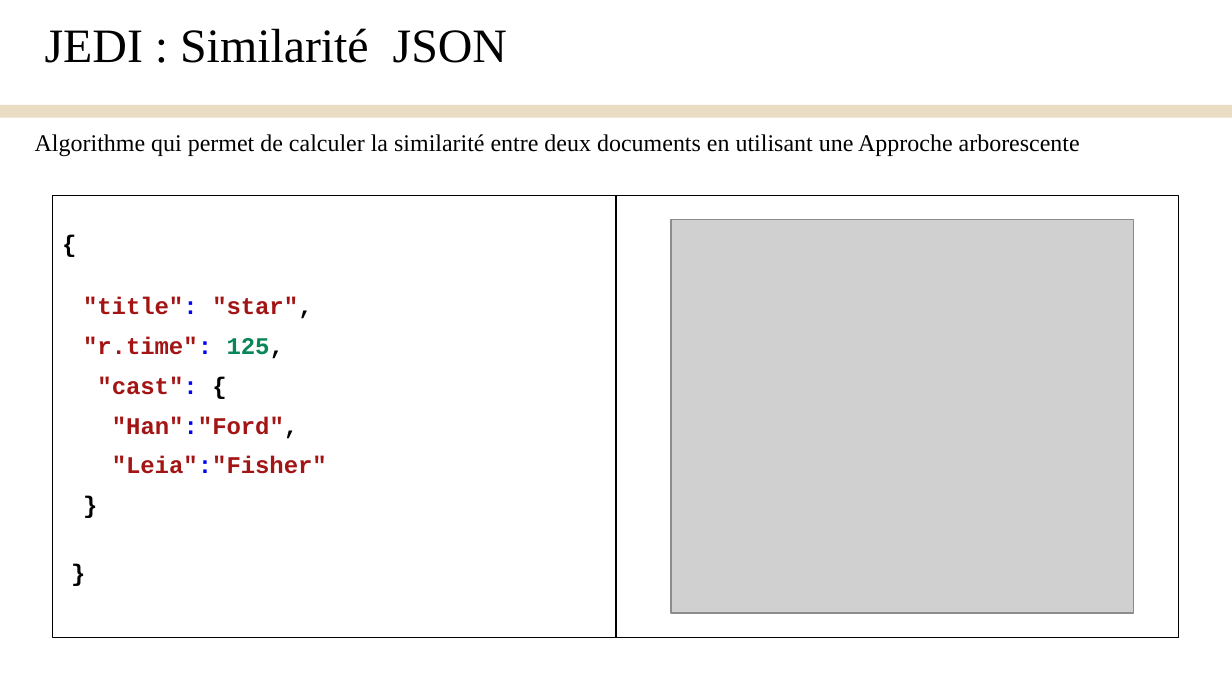
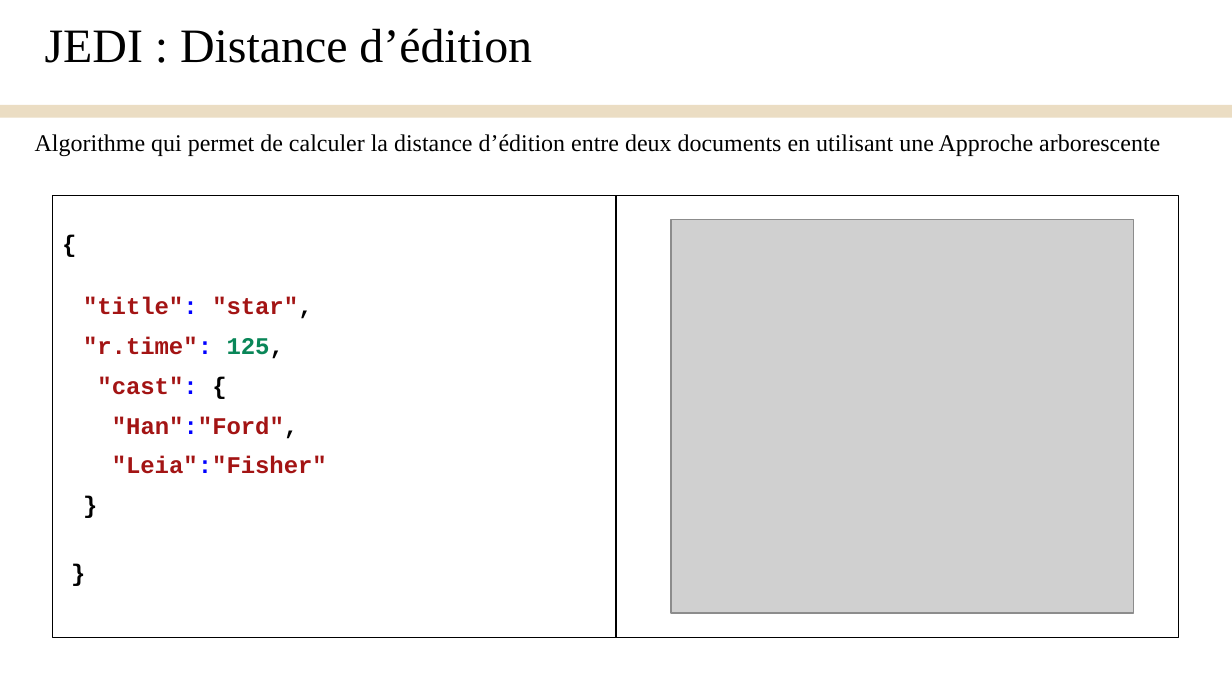
Before and after one commit to Yanis540/PSTL-M1, a slide deck: slide 10 of rapport/Présentation_Finale.pptx. Drawn at 1232x693 pixels with LibreOffice and Linux fonts; fonts in the diff are those of the drawing; grey boxes stand for pictures. Boxes give left, top, right and bottom in pixels: in the first picture for what was removed or moved away, otherwise in the second. Text is boxed around its words. In the diff, an @@ line names an element or a change of style, - is before the commit and + after.

Commit message:
added stuff

```diff
--- a/rapport/Présentation_Finale.pptx
+++ b/rapport/Présentation_Finale.pptx
@@ text at box(45, 28, 532, 63): text changed @@
-JEDI : Similarité JSON
+JEDI : Distance d’édition
@@ text at box(35, 134, 1160, 156): text changed @@
-Algorithme qui permet de calculer la similarité entre deux documents en utilisant une Approche arborescente
+Algorithme qui permet de calculer la distance d’édition entre deux documents en utilisant une Approche arborescente
```
Also in this commit, not shown: 1 other slide changed.
